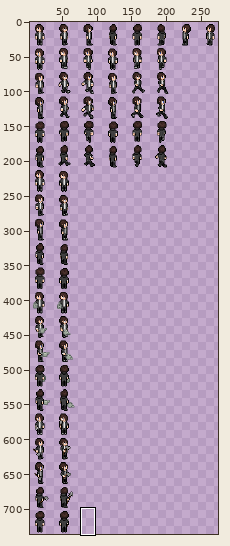
Edited in one commit: sprite sheet (resources/img/characters/MCanimate.png). Above, an overview of the earlier version with the close-up marked.
Close-up. Old version:
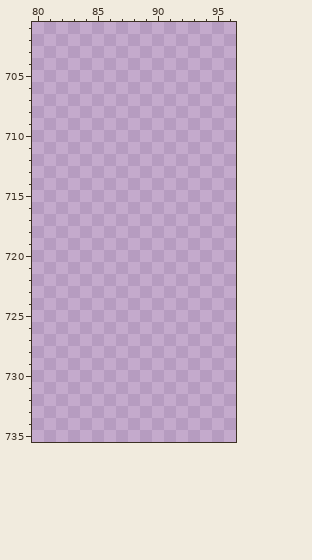
The file is 281x736 pixels. Colours within 5 levels of each other are drawn and written as one. Shown: x 80..96, y 701..735. The wide view leaves out empty margins. The commit also changed other parts of the picture, which this record leaves out.
The result:
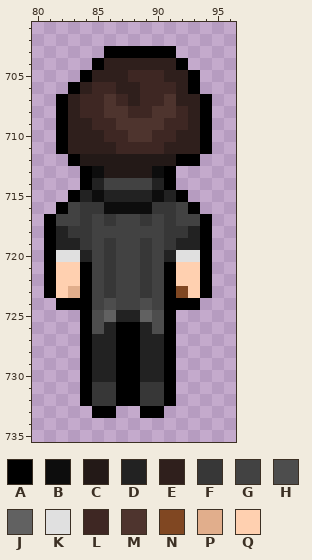
Palette (. is transparent): A #000000  B #0d0d0d  C #231917  D #222222  E #2f1f1c  F #373737  G #424242  H #4d4d4d  J #616161  K #e0e0e0  L #3e2723  M #4e342e  N #804722  P #e1ae8c  Q #ffd0b0
The edit:
Changed rows in their new state; - is an unchanged pixel.
first column x 81:
703 -----AAAAAA---
704 ----AEEEEEEA--
705 ---AEEELLLEEA-
706 --AELLEELLLEA-
707 -AELLMLELLMEEA
708 -AELLMMLLMMLEA
709 -AEELLMMMMLLEA
710 -AEEELLMMLLEEA
711 -AEEEELLLLEEEA
712 --ACCCCCCCCAA-
713 ---ABCCCCBA---
714 ---ADGGGGDA---
715 --ADBDDDDBDA--
716 -AGFFBBBBFFGA-
717 AGGFGFGGFGFGGA
718 ADFFGGGGGGFFDA
719 ADDFGFGGFGFDDA
720 AKKDGFGGFGDKKA
721 AQQAGFGGFGAQQA
722 AQQAGFGGFGAQQA
723 AQPAGFGGFGANQA
724 -AAAGHGGHGAAA-
725 ---AHJDDJHA---
726 ---AHDAADHA---
727 ---ADDAADDA---
728 ---ADDAADDA---
729 ---ADDAADDA---
730 ---ADDAADDA---
731 ---AFFAAFFA---
732 ---AFFAAFFA---
733 ----AA--AA----
